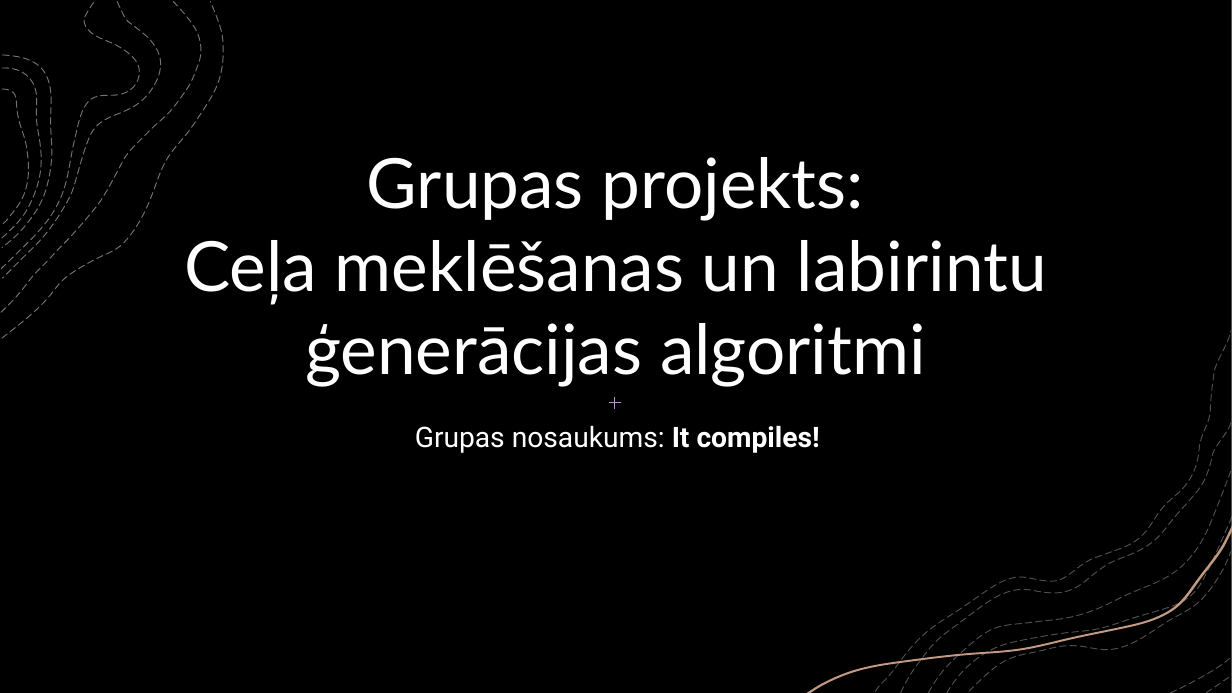
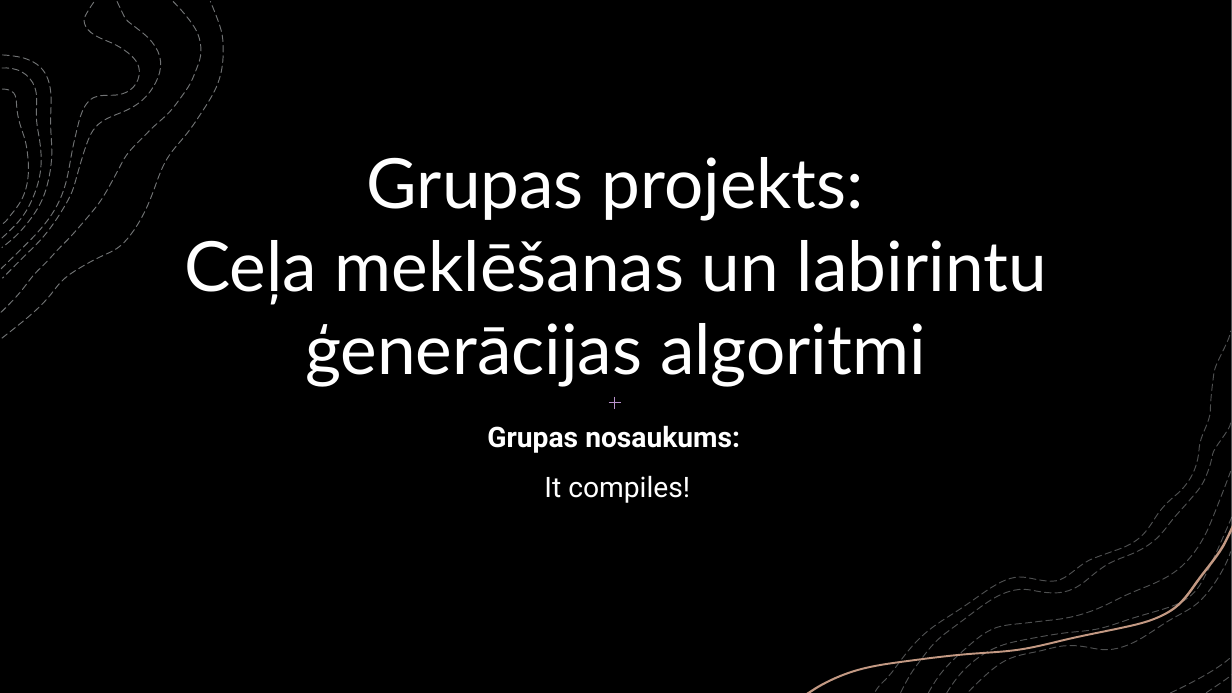
Before and after one commit to 4math/maze_solver, a slide deck: slide 1 of slides/Slides.pptx. Drawn at 1232x693 pixels with LibreOffice and Linux fonts; fonts in the diff are those of the drawing; background and template pictures are left out; a plain dark background stands for a picture behind light text. Boxes give left, top, right and bottom in pixels: in the first picture for what was removed or moved away, otherwise in the second. Text is boxed around its words. In the diff, an @@ line names an element or a change of style, - is before the commit and + after.

```diff
--- a/slides/Slides.pptx
+++ b/slides/Slides.pptx
@@ subtitle at [487,425,740,503]: text changed; bold on @@
-Grupas nosaukums: It compiles!
+Grupas nosaukums:
+It compiles!
```
Also in this commit, not shown: 9 other slides changed, 1 slide removed, 1 other file.
